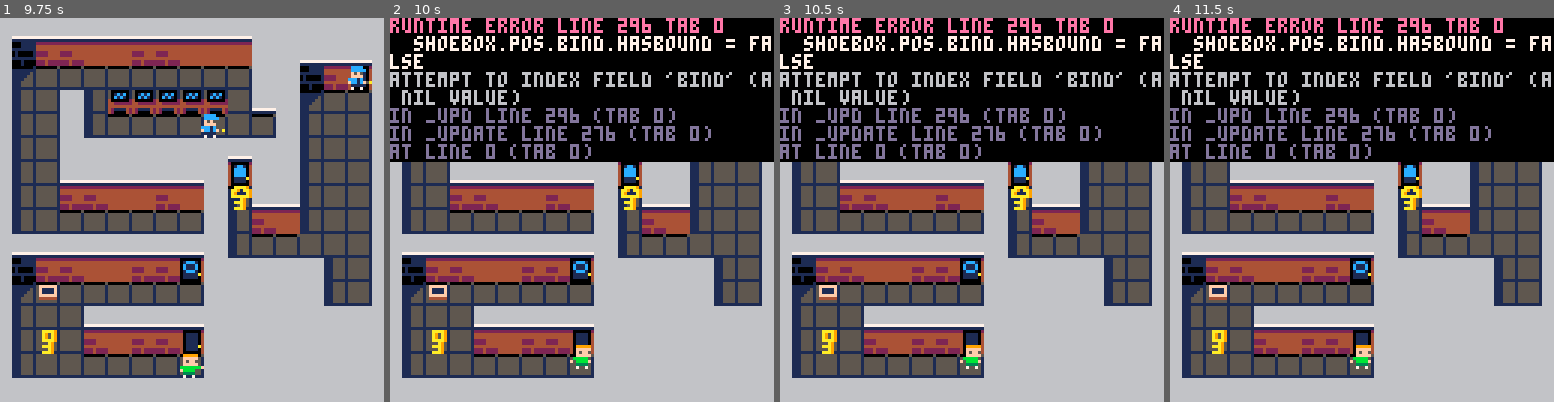
Above: before the commit, frames 1-4 (left to right).
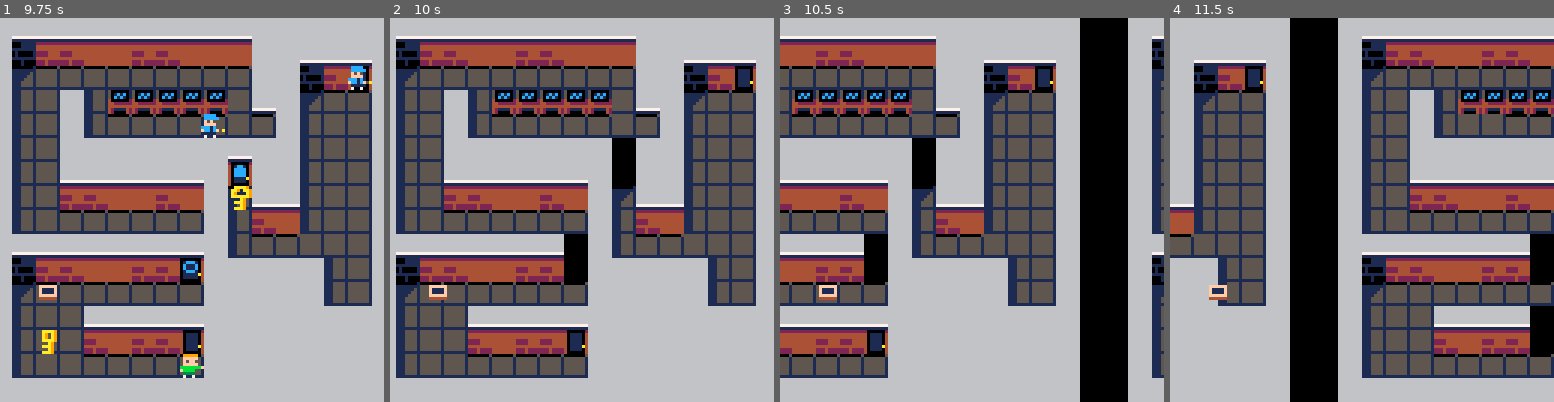
Above: after the commit, the same moments.

Repository: HuskyGameDev/2020f-team7
Game: PICO-8 cartridge shoebox.p8
Two runs of this game, one before a commit and one after it. Both use one fixed random seed, a clock stepped at 60 frames per second and the inputs below.
Inputs:
- Up to frame 1 (9.75 s): tap X (X key) at 0.33, 1.07, 1.85, 2.97, 4.08, 5.2, 6.32, 7.43, 8.55, 9.67 s; tap O (Z key) at 0.7, 1.7, 2.1, 2.5, 2.9, 3.3, 3.7, 4.1, 4.5, 4.9, 5.3, 5.7, 6.1, 6.5, 6.9, 7.3, 7.7, 8.1, 8.5, 8.9, 9.3, 9.7 s; hold Right 1.6-2.1 s; hold Up 2.15-2.42 s; hold Right 2.47-3.03 s; hold Left 3.08-3.58 s; hold Down 3.63-3.97 s; hold Right 4.02-4.68 s; hold Up 4.73-5.03 s; hold Left 5.08-5.68 s; hold Down 5.73-6.03 s; hold Right 6.08-6.58 s; hold Right 6.63-7.13 s; hold Up 7.18-7.45 s; hold Right 7.5-8.07 s; hold Left 8.12-8.62 s; hold Down 8.67-9 s; hold Right 9.05-9.72 s
- Up to frame 2 (10 s): hold Up from 9.77 s (still down)
- Up to frame 3 (10.5 s): release Up at 10.07 s; tap O (Z key) at 10.1 s; hold Left from 10.12 s (still down)
- Up to frame 4 (11.5 s): tap O (Z key) at 10.5, 10.9, 11.3 s; release Left at 10.72 s; hold Down 10.77-11.07 s; tap X (X key) at 10.78 s; hold Right from 11.12 s (still down)

Frame 1 is identical in both runs. In frame 2, 46% of the frame differs, in the area x 0-100%, y 0-94%; in frame 3, 68%; in frame 4, 79%, in the area x 0-100%, y 0-100%.
Error before the commit: runtime error line 296 tab 0; shoebox.pos.bind.hasbound = false; attempt to index field 'bind' (a nil value)

Commit message:
fixed shoebox timetravel error when not held by player, doors no longer open...

Diff:
--- a/shoebox.p8
+++ b/shoebox.p8
@@ -27,9 +27,9 @@
 doorsystem.update = function(ents)
  for d in all(doors) do
   for k in all(keys) do
-   if touching(k, d) then
-    e = k.pos.bind
-    e.hasbound = false
+   local ent = k.pos.bind
+   if ent ~= nil and touching(ent, d) then
+    ent.hasbound = false
     d.pos.solid = false
     d.sprite.bottom += 16
     del(ents, k)
@@ -296,9 +296,11 @@
  if (time % TIME_FRAMES) == 0 then
 
   --prep the shoebox for time travel
-  shoebox.pos.bind.hasbound = false
-  shoebox.pos.bind = nil
-  shoebox.pos.solid = true
+  if shoebox.pos.bind ~= nil then
+   shoebox.pos.bind.hasbound = false
+   shoebox.pos.bind = nil
+   shoebox.pos.solid = true
+  end
 
   old = focus
   focus = entities_global
